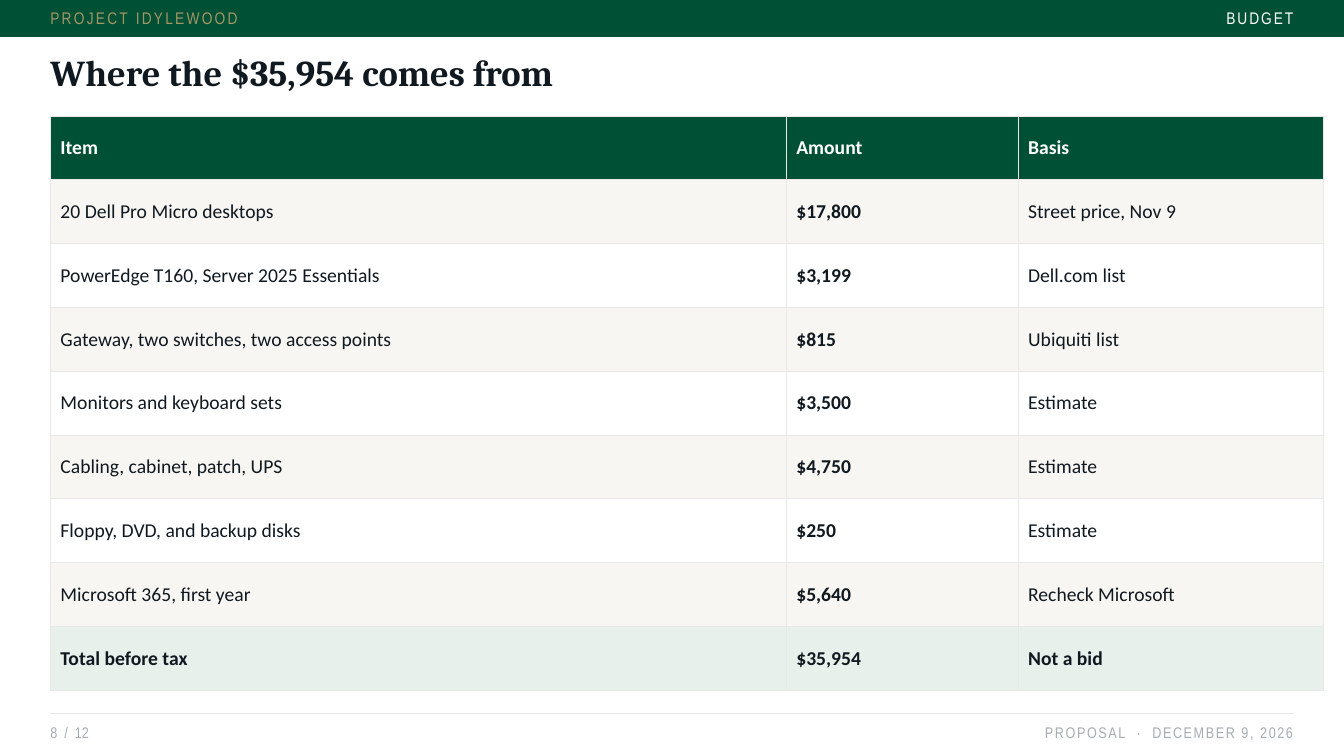
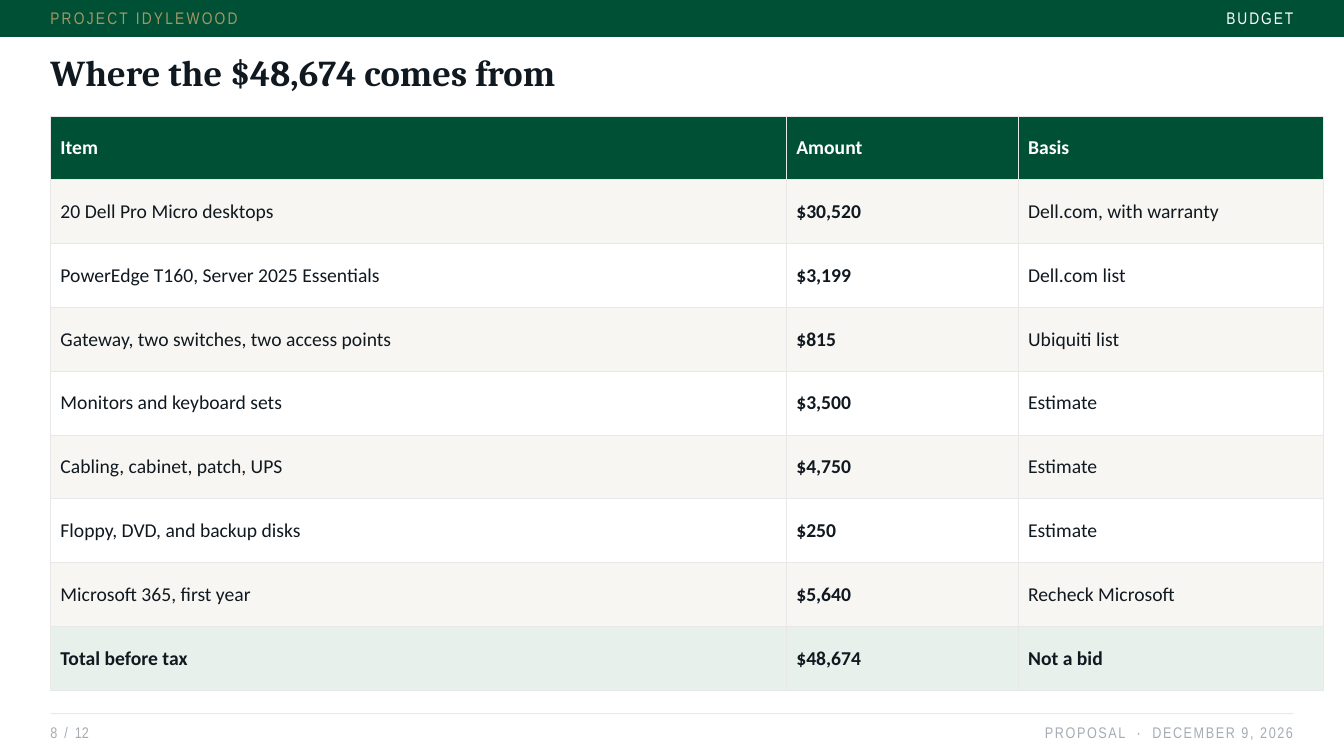
Before and after one commit to jxstjoeii/project-idylewood, a slide deck: slide 8 of slides/Project-Idylewood-Proposal.pptx. Drawn at 1344x756 pixels with LibreOffice and Linux fonts; fonts in the diff are those of the drawing. Boxes give left, top, right and bottom in pixels: in the first picture for what was removed or moved away, otherwise in the second. Text is boxed around its words. In the diff, an @@ line names an element or a change of style, - is before the commit and + after.

```diff
--- a/slides/Project-Idylewood-Proposal.pptx
+++ b/slides/Project-Idylewood-Proposal.pptx
@@ text at [50,59,555,91]: text changed @@
-Where the $35,954 comes from
+Where the $48,674 comes from
@@ table at [50,116,1324,691] @@
-row 2, column 2: $17,800
+row 2, column 2: $30,520
-row 2, column 3: Street price, Nov 9
+row 2, column 3: Dell.com, with warranty
-row 9, column 2: $35,954
+row 9, column 2: $48,674
```
Also in this commit, not shown: 5 other slides changed, 5 other files.
